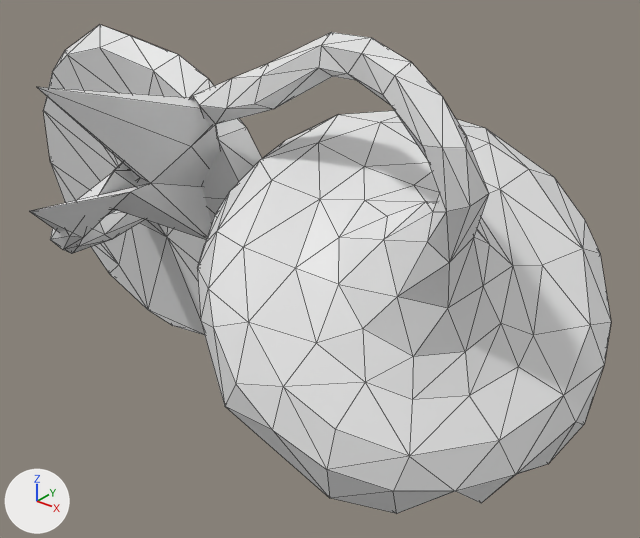
Two versions of the OBJ model mesh_cnn/datasets/random_walks/T237.obj, one commit apart.
One viewpoint serves both versions: a 50 mm camera at (1.28, -1.422, 0.822) aimed at (0.091, 0.063, -0.1). The lights are fixed; the arrows at lower left show +X, +Y and +Z. Mesh edges are drawn as thin lines. Where no turn or scale is listed for an object, it has been applied to the vertices.

The first picture shows 'T237'.
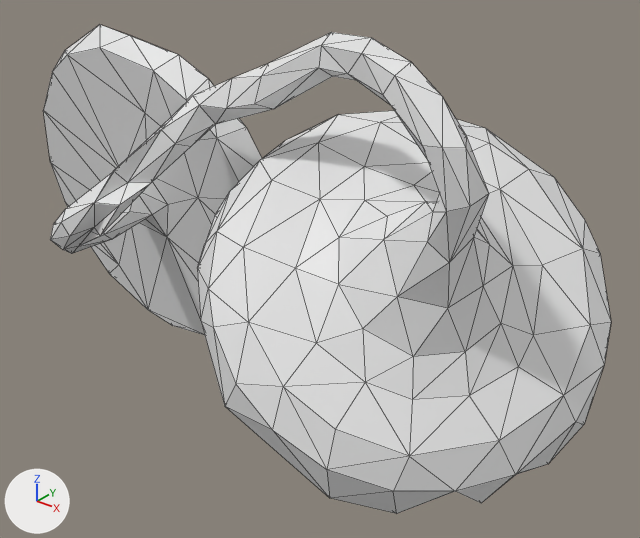
Changed parts and their boxes [x1, y1, x2, y2] in the pictures (640 x 538 px; the box of a moved part takes in the faces that stretch with it):
'T237', reshaped: before [29, 25, 611, 514]; after [43, 25, 611, 514]
part 1 of me_t237, moved or reshaped: before [29, 96, 220, 249]; after [63, 96, 215, 249]
part 2 of me_t237, moved or reshaped (not visible afterwards): before [37, 87, 211, 183]

The edits, one by one:
me_t237 has 252 vertices, 500 faces and spans x -0.9..0.76, y -0.44..0.45, z -0.47..0.49.
me_t237 is used by ob_t237; location (0.0, 0.0, 0.0).
Part 1, on me_t237:
Vertex 147 of me_t237 moves from (-0.22, 0.08, 0.02) to (-0.11, -0.18, 0.23) at pixel (175, 143).
Vertex 153 of me_t237 moves from (-0.3, 0.11, 0.04) to (-0.14, -0.19, 0.26) at pixel (161, 129).
Vertex 208 of me_t237 moves from (-0.19, -0.01, -0.08) to (-0.21, -0.24, 0.13) at pixel (127, 182).
Vertex 209 of me_t237 moves from (-0.19, -0.26, 0.13) at pixel (130, 192) to (-0.19, -0.29, 0.1) at pixel (119, 205).
Vertex 217 of me_t237 moves from (-0.38, -0.39, 0.07) at pixel (29, 211) to (-0.27, -0.29, 0.01) at pixel (100, 235).
Vertex 231 of me_t237 moves from (-0.32, -0.3, -0.01) at pixel (83, 237) to (-0.32, -0.27, 0.01) at pixel (94, 227).
Part 2, on me_t237:
Vertex 114 of me_t237 moves from (-0.21, -0.44, 0.39) at pixel (36, 86) to (-0.16, -0.12, 0.21).
